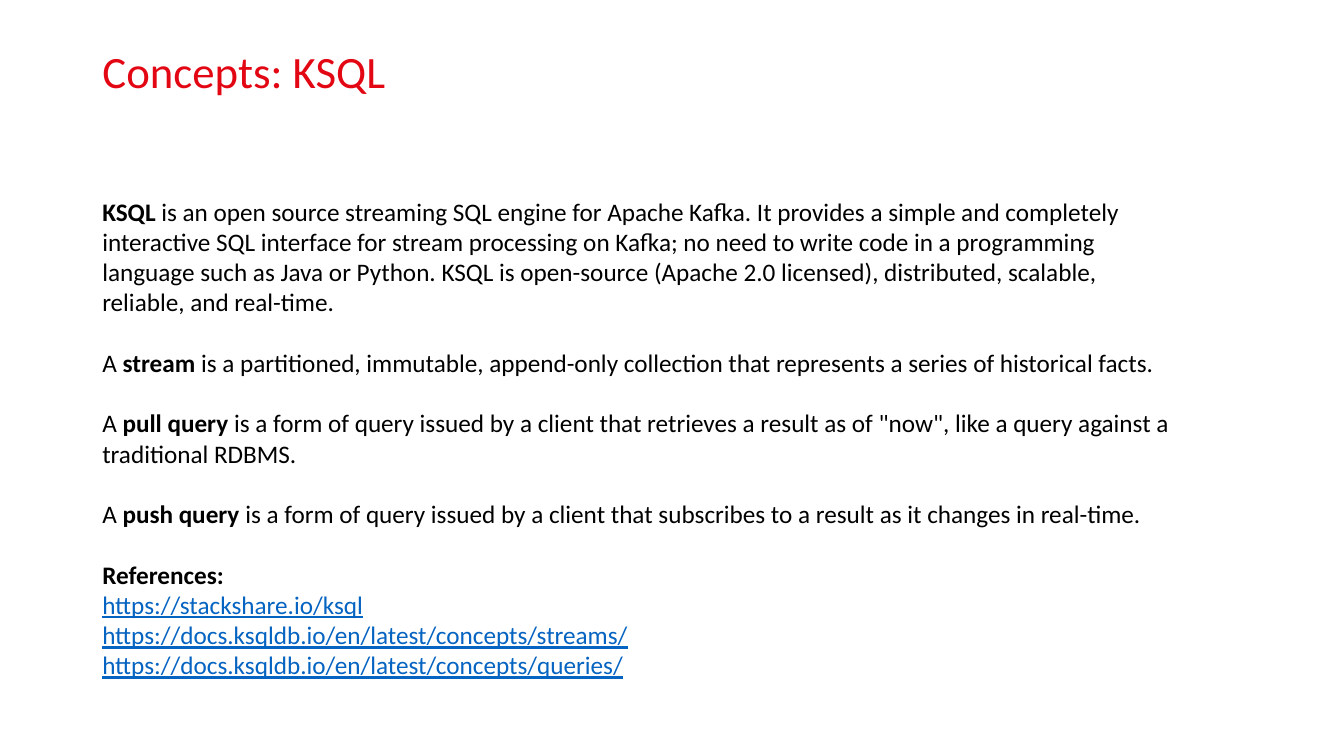
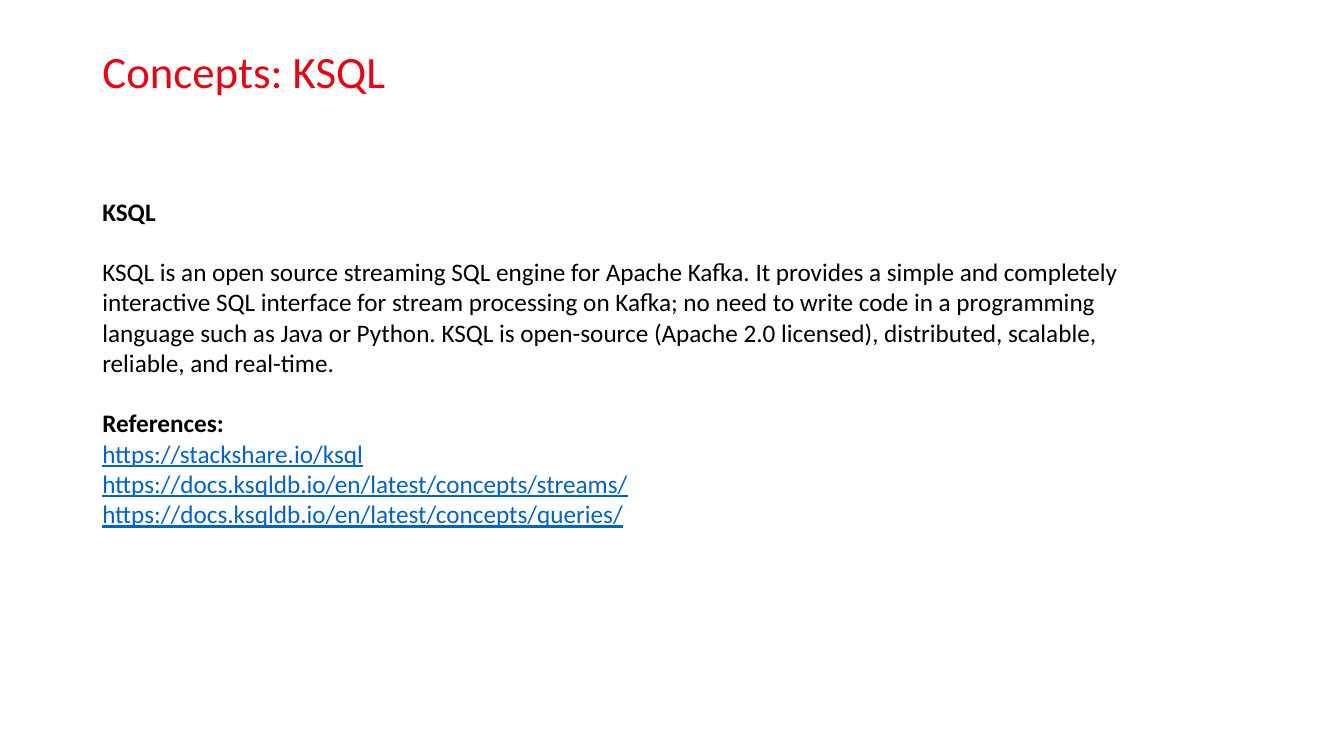
Before and after one commit to bao2902/logbasedcdc, a slide deck: slide 10 of LogBasedCDC.pptx (slide 17 before the commit). Drawn at 1344x756 pixels with LibreOffice and Linux fonts; fonts in the diff are those of the drawing; background and template pictures are left out. Boxes give left, top, right and bottom in pixels: in the first picture for what was removed or moved away, otherwise in the second. Text is boxed around its words. In the diff, an @@ line names an element or a change of style, - is before the commit and + after.

```diff
--- a/LogBasedCDC.pptx
+++ b/LogBasedCDC.pptx
@@ text at (102,263,1117,375): bold off in "KSQL" @@
@@ text at (102,354,1168,528): paragraphs removed @@
-A stream is a partitioned, immutable, append-only collection that represents a series of historical facts.
-A pull query is a form of query issued by a client that retrieves a result as of "now", like a query against a traditional RDBMS.
-A push query is a form of query issued by a client that subscribes to a result as it changes in real-time.
```
Also in this commit, not shown: 7 other slides changed, 7 slides added, 10 slides removed, 2 other files.
